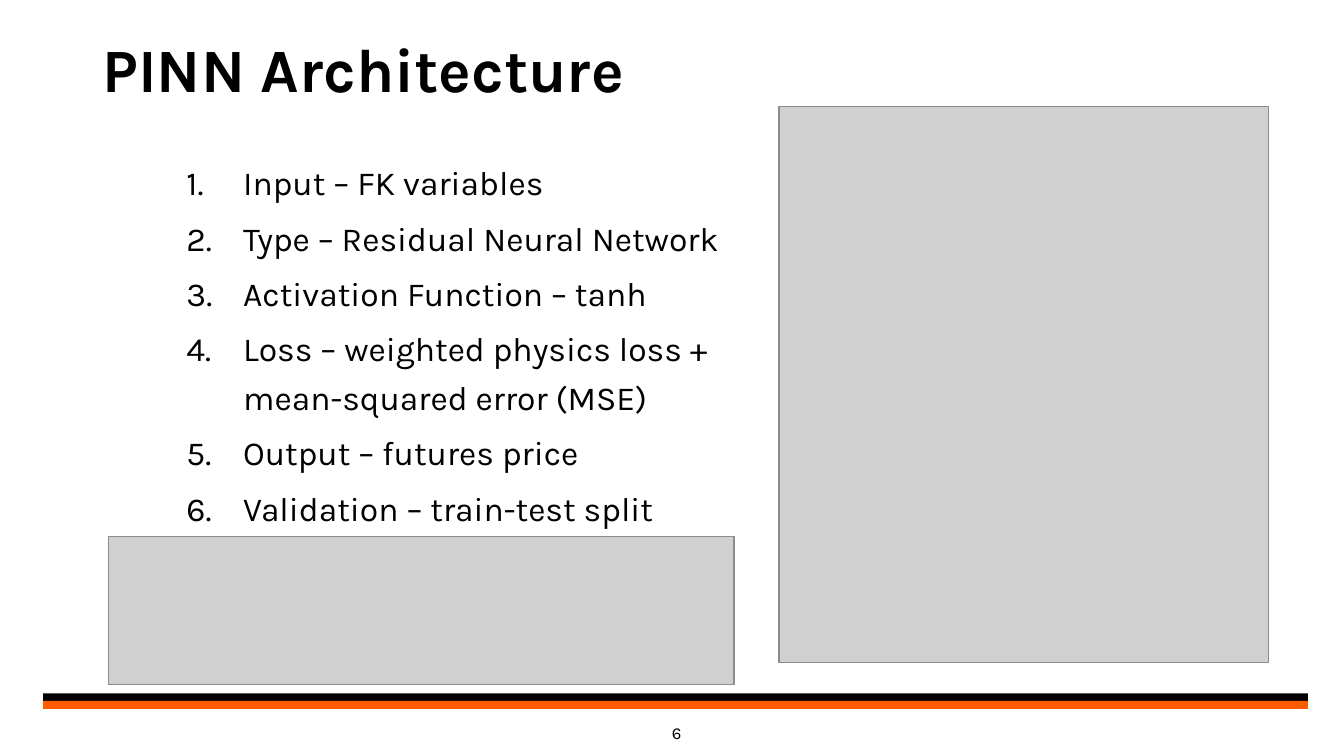
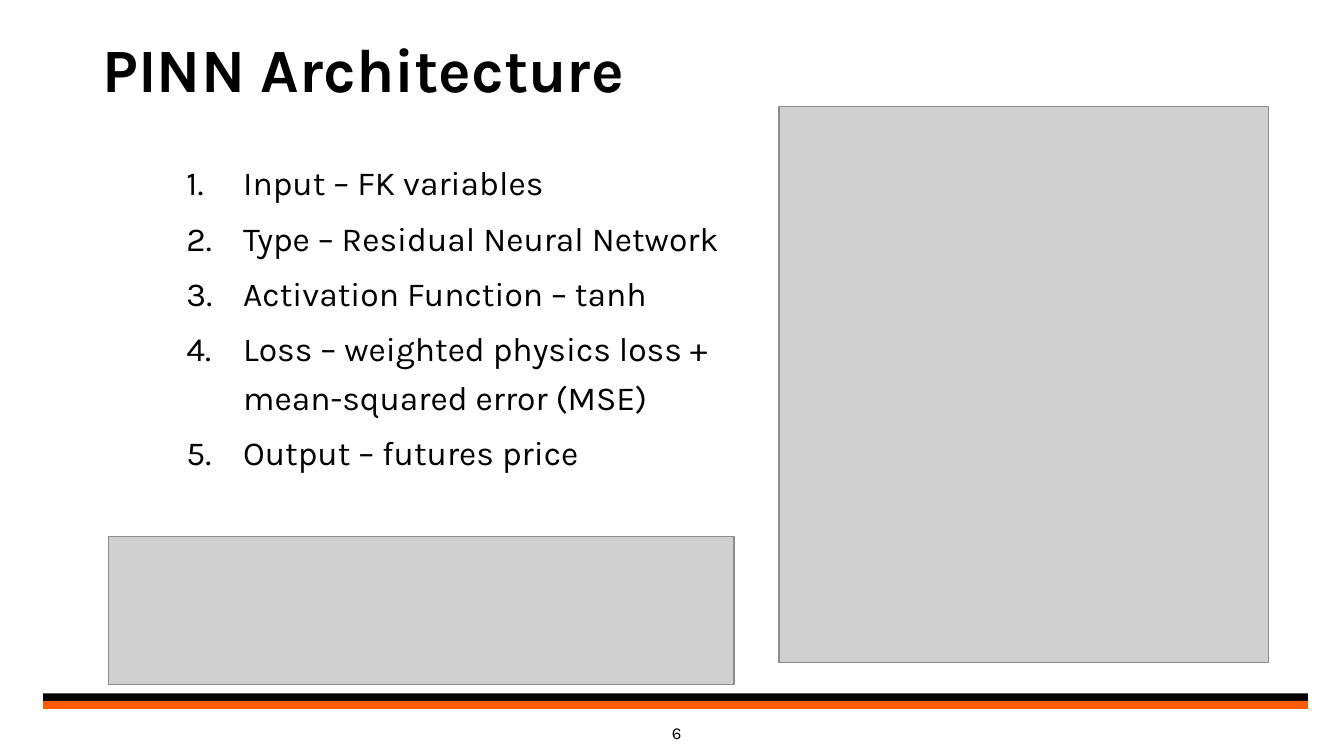
Before and after one commit to andriaglz/PINN_Futures_Pricing_Signals, a slide deck: slide 6 of PINN_presentation.pptx. Drawn at 1344x756 pixels with LibreOffice and Linux fonts; fonts in the diff are those of the drawing; grey boxes stand for pictures; background and template pictures are left out. Boxes give left, top, right and bottom in pixels: in the first picture for what was removed or moved away, otherwise in the second. Text is boxed around its words. In the diff, an @@ line names an element or a change of style, - is before the commit and + after.

```diff
--- a/PINN_presentation.pptx
+++ b/PINN_presentation.pptx
@@ text at bbox=[243, 498, 653, 529]: paragraph removed @@
-  6. Validation – train-test split
```
Also in this commit, not shown: 1 other file.
